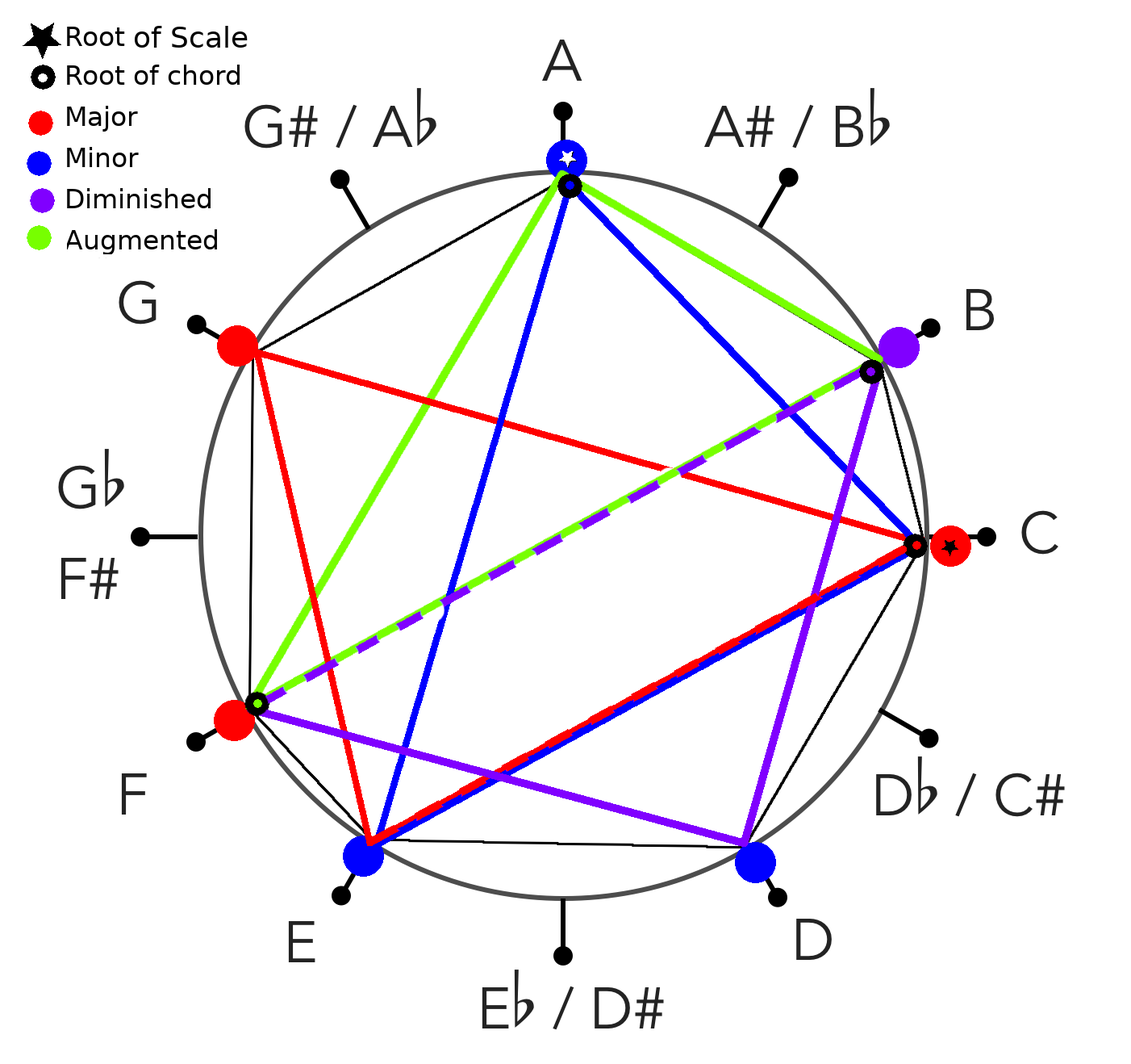
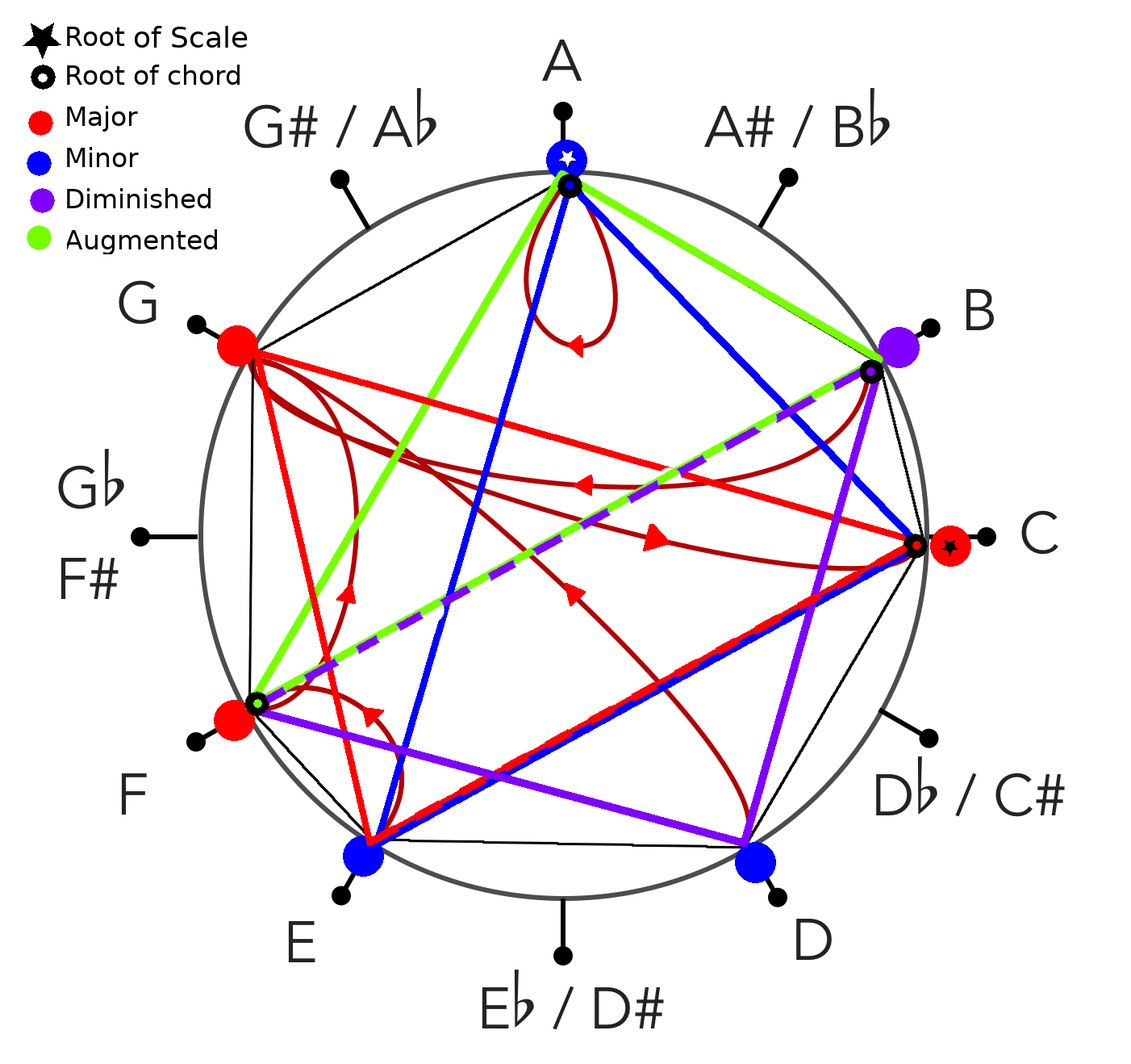
The second (1131, 1064) image is a revision of the first. Changes to its layers:
added group "Diagram" with 4 layers above "Legend" over [247, 188, 912, 830]
moved "Triads" into group "Diagram" over [247, 188, 912, 830]
added group "Scale" with 2 layers in group "Diagram" over [247, 188, 912, 830]
renamed "Scale" to "Scale Bounds", moved it into group "Scale" over [247, 188, 912, 830]
added layer "Major Resolutions" in group "Scale" over [247, 188, 912, 830]
